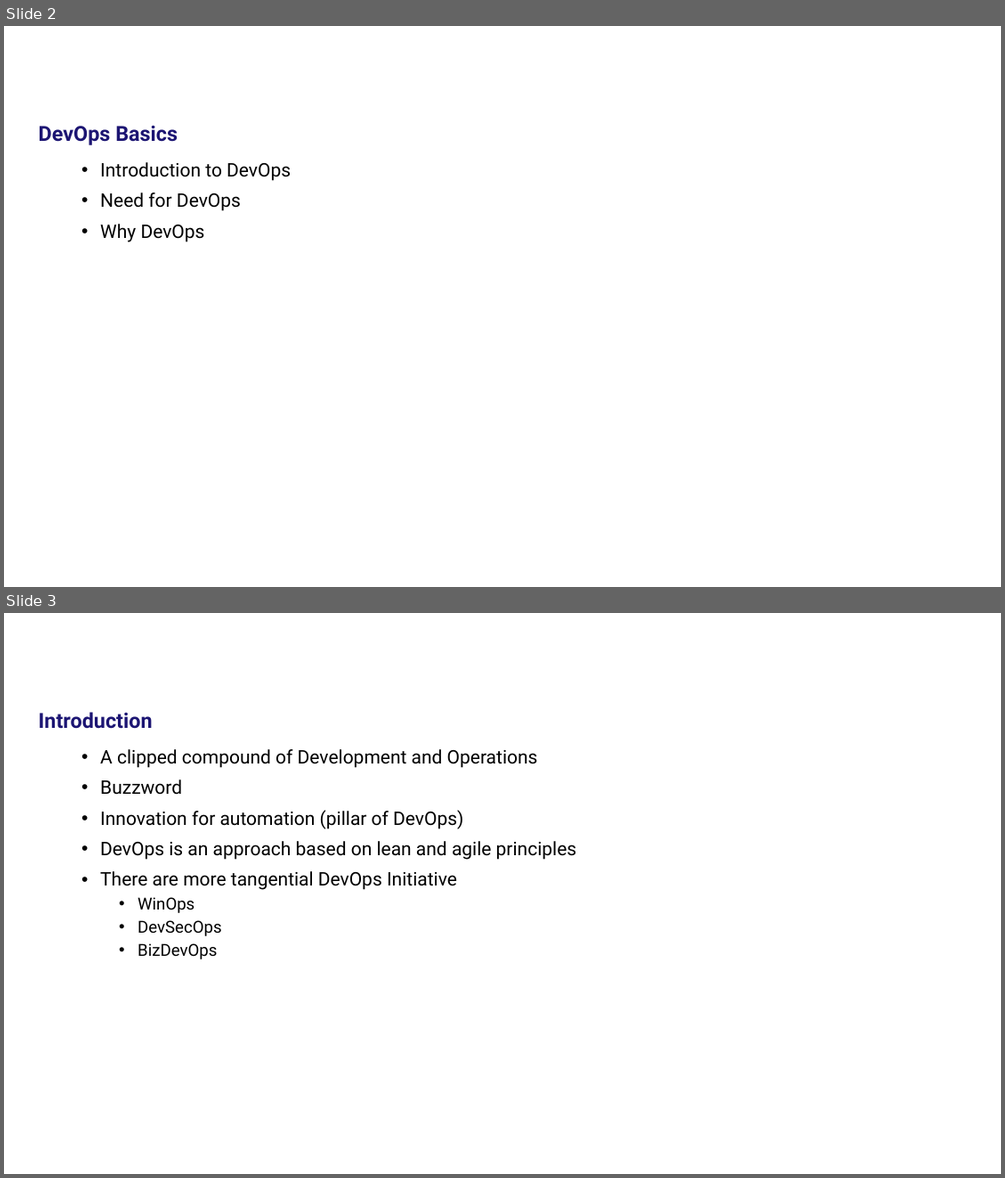
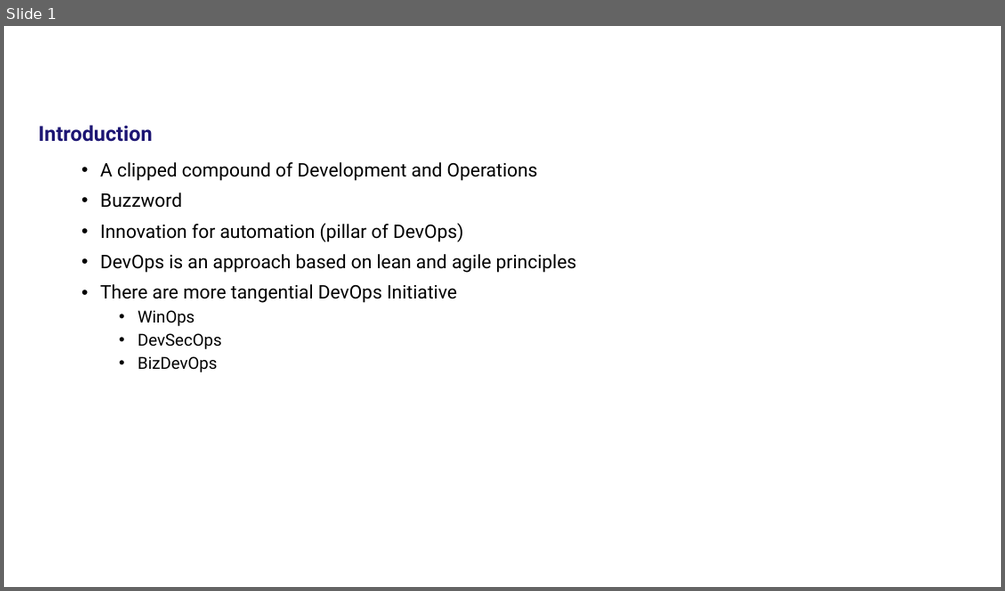
Before and after one commit to AbidKhan01ak/Mtech-7th-Sem, a slide deck: Devops/Recorded Lectures/1426833_81212_ls1.3_v1_need for devops.pptx. Shown one above the other, each under a label of ours: slides 2 and 3 before the commit, slide 1 after it. The pictures are 1005x1178 and 1005x591 pixels, drawn with LibreOffice and Linux fonts; fonts in the diff are those of the drawing; background and template pictures are left out. Boxes give left, top, right and bottom in pixels: in the first picture for what was removed or moved away, otherwise in the second. Text is boxed around its words. In the diff, an @@ line names an element or a change of style, - is before the commit and + after.

```diff
--- a/Devops/Recorded Lectures/1426833_81212_ls1.3_v1_need for devops.pptx
+++ b/Devops/Recorded Lectures/1426833_81212_ls1.3_v1_need for devops.pptx
@@ slide 2 removed at (4,26,1001,587), background #FFFFFF @@
@@ title removed at (73,39,834,103) @@
-Agenda
@@ text removed at (39,125,178,145) @@
-DevOps Basics
@@ text removed at (100,162,291,242) @@
-• Introduction to DevOps
-• Need for DevOps
-• Why DevOps
@@ what was slide 3 is now slide 1 @@
```
Also in this commit, not shown: 1 slide changed, 2 other slides removed, 11 other files.
